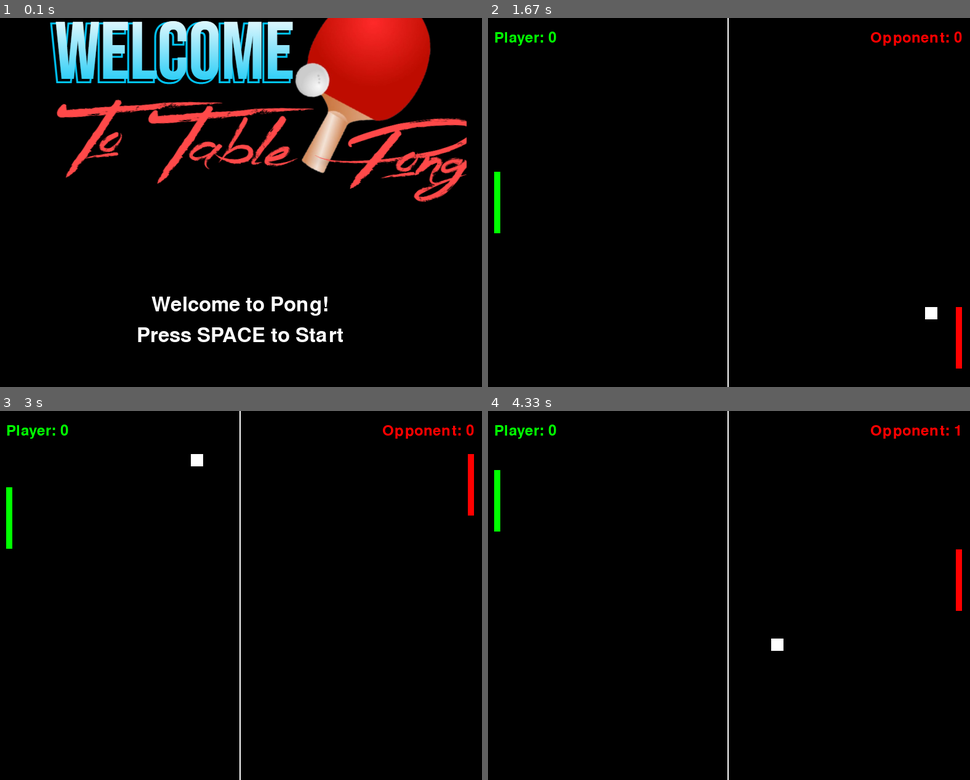
Above: before the commit, frames 1-4 (two rows, left to right).
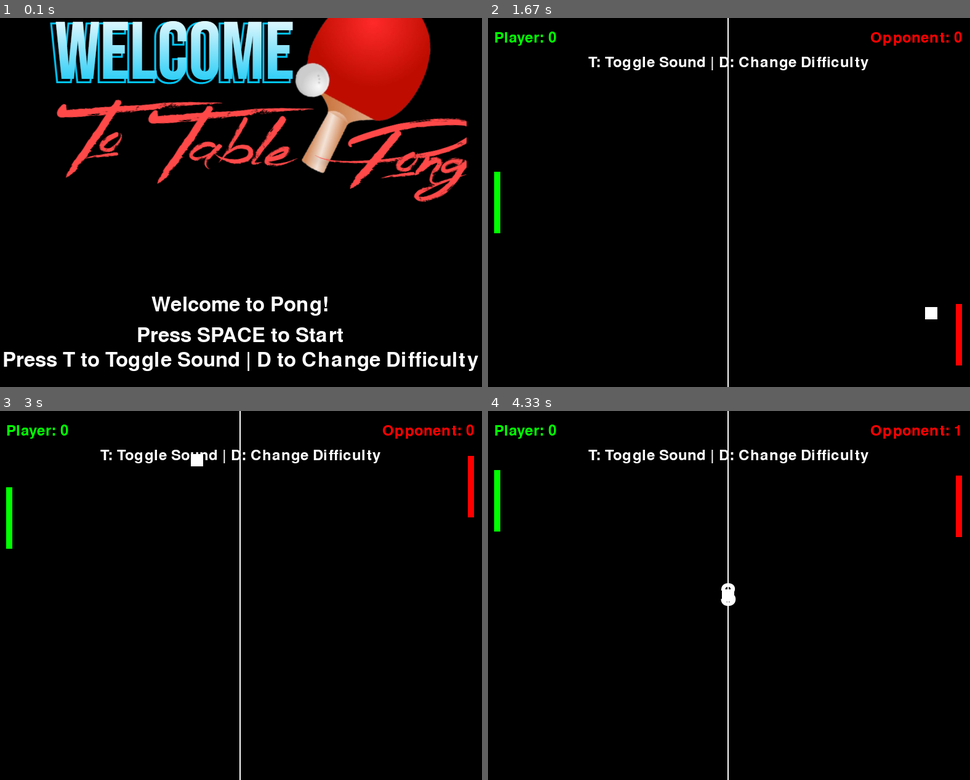
Above: after the commit, the same moments.

Repository: markmathis832/Pygame-Project
Game: pygame game, started from pygame-pong.py
Same seed, same stepped clock (60 frames per second), same inputs: the game is played once before the commit and once after it.
Inputs:
- Up to frame 1 (0.1 s): no input
- Up to frame 2 (1.67 s): tap Space at 0.33 s; hold T 0.67-1.13 s; hold D 0.67-1.13 s; hold T 1.17-1.63 s; hold D 1.17-1.63 s
- Up to frame 3 (3 s): hold D 1.67-2.13 s; hold W 2.17-2.47 s; hold D 2.5-2.97 s
- Up to frame 4 (4.33 s): hold S 3-3.3 s; hold W 3.33-3.7 s; hold D from 3.73 s (still down)

The runs differ from the first frame. In frame 1, 1.7% of the frame differs, in the area x 0-100%, y 90-96%; in frame 2, 0.8%; in frame 3, 0.8%; in frame 4, 1.4%.

Commit message:
Update game files and documentation
- Modified game instructions for clarity
- Updated game log with recent results
- Refined game mechanics in main file

Diff:
--- a/log.txt
+++ b/log.txt
@@ -1 +1,2 @@
 # Game Log
+Result: You Win!, Player Score: 10, Opponent Score: 0
--- a/pygame-pong.py
+++ b/pygame-pong.py
@@ -29,9 +29,19 @@
 
 
 # ----------- VARIABLES -----------
+# Default values
+ball_moving = True
+sound_on = True
+difficulty = "normal"
 player_speed = 7
 player_color = (GREEN)
 opponent_speed = 5
+if difficulty == "easy":
+    opponent_speed = 3
+elif difficulty == "hard":
+    opponent_speed = 7
+else:
+    opponent_speed = 5  # normal
 opponent_color = (RED)
 ball_speed_x = 5
 ball_speed_y = 5
@@ -81,7 +91,6 @@
 restart_surface.fill(WHITE)
 
 # ----------- RECT OBJECTS -----------
-# Define pygame.Rects for paddles, ball, and buttons
 
 # 1-2. Paddles (player and opponent)
 player_rect = paddle_surface.get_rect(midleft=(20, HEIGHT / 2))
@@ -110,13 +119,20 @@
 
 
 # ----------- FILE IO -----------
-# Read from files:
-# - instructions.txt (game instructions)
-# - config.txt (initial settings)
-# Write to files:
-# - score.txt (track high scores)
-# - log.txt (log win/lose states)
-# - settings.txt (save user preferences)
+# Read settings from settings.txt
+try:
+    settings_file = open("settings.txt", "r")
+    lines = settings_file.readlines()
+    for line in lines:
+        if "sound=" in line:
+            value = line.strip().split("=")[1]
+            if value == "False":
+                sound_on = False
+        elif "difficulty=" in line:
+            difficulty = line.strip().split("=")[1]
+    settings_file.close()
+except:
+    pass  # use default if file not found
 
 # ----------- SOUND SETUP -----------
 # Load sound files from assets/sounds
@@ -127,6 +143,10 @@
 # Set sound volumes (optional)
 bounce_sound.set_volume(0.8)  # 80% volume
 win_sound.set_volume(1.0)     # Full volume
+if not sound_on:
+    bounce_sound.set_volume(0)
+    win_sound.set_volume(0)
+    pygame.mixer.music.set_volume(0)
 
 # Loop background music indefinitely
 pygame.mixer.music.play(-1)
@@ -145,6 +165,8 @@
     font = pygame.font.SysFont(None, 48)
     title_text = font.render("Welcome to Pong!", True, WHITE)
     start_text = font.render("Press SPACE to Start", True, WHITE)
+    toggle_text = font.render("Press T to Toggle Sound | D to Change Difficulty", True, WHITE)
+
 
     while waiting:
         screen.fill(BLACK)
@@ -155,6 +177,8 @@
         # draw text below it
         screen.blit(title_text, (WIDTH // 2 - title_text.get_width() // 2, HEIGHT - 150))
         screen.blit(start_text, (WIDTH // 2 - start_text.get_width() // 2, HEIGHT - 100))
+        screen.blit(toggle_text, (WIDTH // 2 - toggle_text.get_width() // 2, HEIGHT - 60))
+
 
         pygame.display.flip()
 
@@ -181,13 +205,23 @@
     # Draw opponent score (right, red)
     opponent_text = font.render(f"Opponent: {opponent_score}", True, RED)
     screen.blit(opponent_text, (WIDTH - opponent_text.get_width() - 20, 20))
-    # screen.blit(instructions_surface, instructions_rect)
+
+    # Draw settings text
+    settings_text = font.render("T: Toggle Sound | D: Change Difficulty", True, WHITE)
+    screen.blit(settings_text, (WIDTH // 2 - settings_text.get_width() // 2, 60))
+
 
 # End screen function
 def show_end_screen(message):
+    # write the result to the log file
+    log_file = open("log.txt", "a")
+    log_file.write("Result: " + message + ", Player Score: " + str(player_score) + ", Opponent Score: " + str(opponent_score) + "\n")
+    log_file.close()
+
     font = pygame.font.SysFont(None, 48)
     end_text = font.render(message, True, WHITE)
     restart_text = font.render("Press R to Restart or ESC to Quit", True, WHITE)
+
     waiting = True
 
     while waiting:
@@ -207,19 +241,30 @@
                     pygame.quit()
                     sys.exit()
 
-
-# ----------- MOVEMENT FUNCTIONS -----------
-# Move player paddle based on key input
-# Move opponent paddle (AI or fixed speed)
-# Move ball, bounce off edges and paddles
-
-# ----------- COLLISION DETECTION -----------
-# Detect ball collision with paddles and walls
-
-# ----------- GAME LOGIC -----------
-# Check for win/lose conditions
-# Trigger end screen and file writing
-
+# Countdown function
+def countdown():
+    global ball_moving
+    ball_moving = False
+    font = pygame.font.SysFont(None, 72)
+
+    for i in range(3, 0, -1):
+        screen.fill(BLACK)
+        draw_objects()
+
+        # Display countdown number
+        countdown_text = font.render(str(i), True, WHITE)
+        screen.blit(countdown_text, (WIDTH // 2 - countdown_text.get_width() // 2, HEIGHT // 2 - countdown_text.get_height() // 2))
+        pygame.display.flip()
+
+        # Wait 1 second (1000 ms) WITHOUT freezing game loop
+        start_time = pygame.time.get_ticks()
+        while pygame.time.get_ticks() - start_time < 1000:
+            for event in pygame.event.get():
+                if event.type == QUIT:
+                    pygame.quit()
+                    sys.exit()
+
+    ball_moving = True
 
 # ----------- MAIN LOOP -----------
 show_start_screen()
@@ -233,6 +278,43 @@
             running = False
         elif event.type == KEYDOWN and event.key == K_ESCAPE:
             running = False
+        elif event.type == KEYDOWN:
+            # Toggle sound with T
+            if event.key == K_t:
+                sound_on = not sound_on
+
+                if sound_on:
+                    bounce_sound.set_volume(0.8)
+                    win_sound.set_volume(1.0)
+                    pygame.mixer.music.set_volume(0.5)
+                else:
+                    bounce_sound.set_volume(0)
+                    win_sound.set_volume(0)
+                    pygame.mixer.music.set_volume(0)
+
+                # Save to settings.txt
+                settings_file = open("settings.txt", "w")
+                settings_file.write("sound=" + str(sound_on) + "\n")
+                settings_file.write("difficulty=" + difficulty + "\n")
+                settings_file.close()
+
+            # Toggle difficulty with D
+            elif event.key == K_d:
+                if difficulty == "easy":
+                    difficulty = "normal"
+                    opponent_speed = 5
+                elif difficulty == "normal":
+                    difficulty = "hard"
+                    opponent_speed = 7
+                else:
+                    difficulty = "easy"
+                    opponent_speed = 3
+
+                # Save to settings.txt
+                settings_file = open("settings.txt", "w")
+                settings_file.write("sound=" + str(sound_on) + "\n")
+                settings_file.write("difficulty=" + difficulty + "\n")
+                settings_file.close()
 
     # player paddle movement
     keys = pygame.key.get_pressed()
@@ -248,8 +330,9 @@
         opponent_rect.y -= opponent_speed
 
     # ball movement
-    ball_rect.x += ball_speed_x
-    ball_rect.y += ball_speed_y
+    if ball_moving:
+        ball_rect.x += ball_speed_x
+        ball_rect.y += ball_speed_y
 
     # ball collision with walls
     if ball_rect.top <= 0 or ball_rect.bottom >= HEIGHT:
@@ -265,21 +348,30 @@
             ball_touched_paddle = False
 
     # scoring logic
-    if ball_rect.left <= 0:  # player missed
+    if ball_rect.left <= 0:
         opponent_score += 1
         ball_rect.center = (WIDTH // 2, HEIGHT // 2)
         ball_speed_x *= -1
-
-    elif ball_rect.right >= WIDTH:  # opponent missed
+        countdown()
+
+    elif ball_rect.right >= WIDTH:
         player_score += 1
         ball_rect.center = (WIDTH // 2, HEIGHT // 2)
         ball_speed_x *= -1
+        countdown()
 
     # win or lose condition
     if player_score >= 10 and not win_played: # Assuming score of 10 is a win condition
         win_sound.play()
         win_played = True
         show_end_screen("You Win!")
+
+        # Update score file
+        file = open("score.txt", "w")
+        file.write("Player Wins: 1\n")
+        file.write("Opponent Wins: 0\n")
+        file.close()
+
         # Reset game state
         player_score = 0
         opponent_score = 0
@@ -292,6 +384,13 @@
     elif opponent_score >= 10 and not win_played:
         win_played = True
         show_end_screen("You Lose!")
+
+        # Update score file
+        file = open("score.txt", "w")
+        file.write("Player Wins: 0\n")
+        file.write("Opponent Wins: 1\n")
+        file.close()
+
         # Reset game state
         player_score = 0
         opponent_score = 0
@@ -308,10 +407,6 @@
     pygame.display.flip()
     clock.tick(60)
 
-# ----------- END GAME / RESTART LOGIC -----------
-# Show end screen with win/lose
-# Allow restart or quit using keys or buttons
-
 # ----------- CLEANUP -----------
 pygame.mixer.music.stop()
 pygame.mixer.quit()
Not shown, changed: instructions.txt
